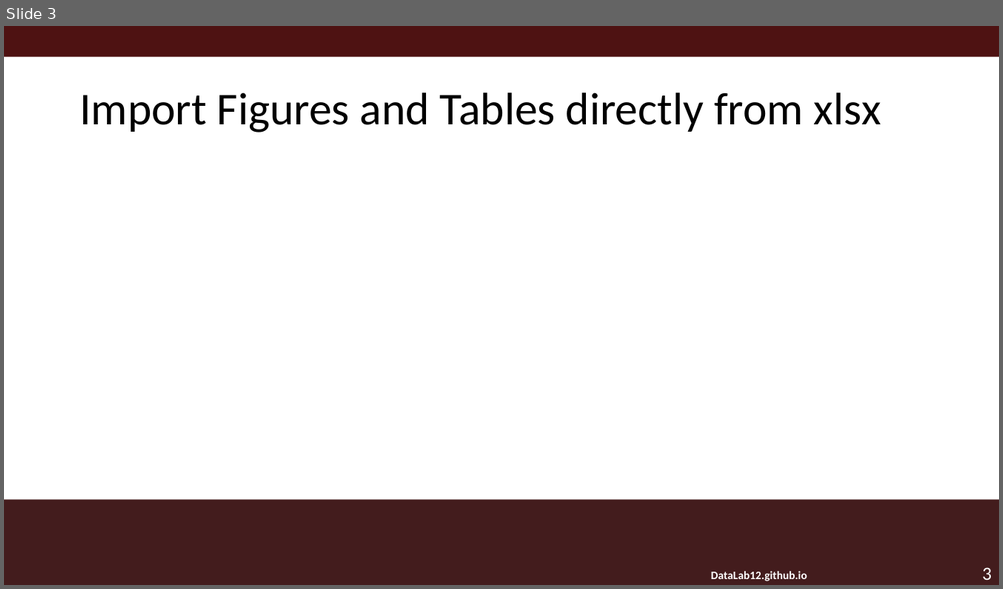
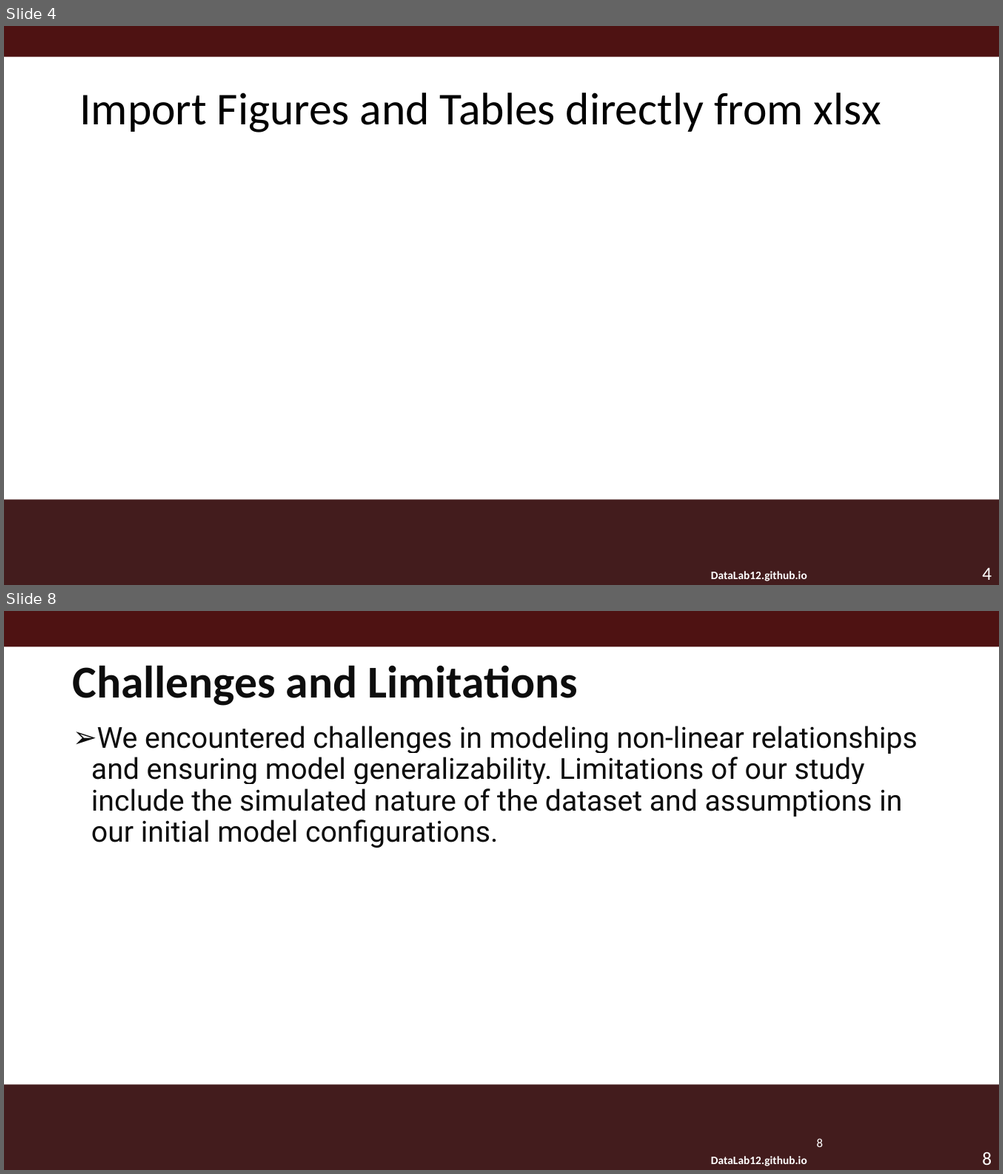
Before and after one commit to zoe-becker/ML-Traffic-Analysis, a slide deck: DataLabMacro.pptm. Shown one above the other, each under a label of ours: slide 3 before the commit, slides 4 and 8 after it; the slides between them are not shown. The pictures are 1003x589 and 1003x1174 pixels, drawn with LibreOffice and Linux fonts; fonts in the diff are those of the drawing; background and template pictures are left out. Boxes give left, top, right and bottom in pixels: in the first picture for what was removed or moved away, otherwise in the second. Text is boxed around its words. In the diff, an @@ line names an element or a change of style, - is before the commit and + after.

```diff
--- a/DataLabMacro.pptm
+++ b/DataLabMacro.pptm
@@ slide 8 added at box(4, 611, 999, 1170), background #FFFFFF; not listed: 3 template elements that a slide beside it also shows @@
@@ rectangle added at box(4, 611, 999, 647), fill #4E1212 @@
@@ title added at box(73, 665, 578, 706), 44 pt, text #0D0D0D, bold @@
+Challenges and Limitations
@@ text added at box(91, 726, 917, 848), 28 pt, text #0D0D0D @@
+➢ We encountered challenges in modeling non-linear relationships and ensuring model generalizability. Limitations of our study include the simulated nature of the dataset and assumptions in our initial model configurations.
@@ page number added at box(817, 1139, 822, 1147), 12 pt, text #FFFFFF @@
+8
@@ what was slide 3 is now slide 4 @@
@@ page number at box(982, 568, 991, 580): text changed @@
-3
+4
```
Also in this commit, not shown: 3 slides changed, 4 other slides added.
